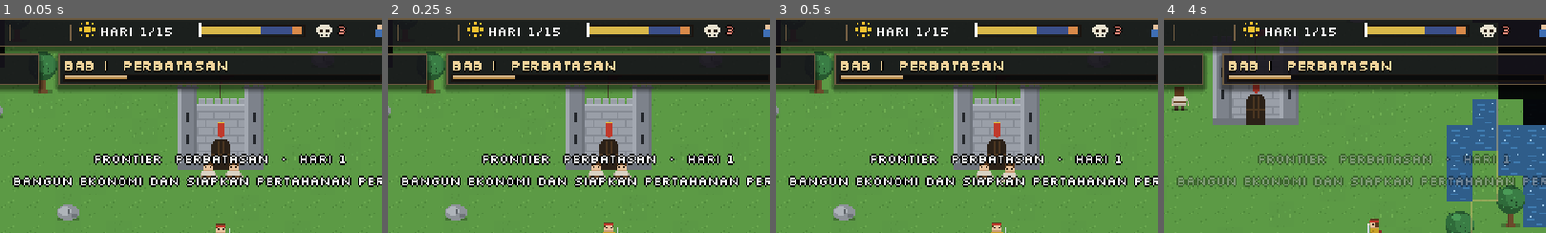
Above: before the commit, frames 1-4 (left to right).
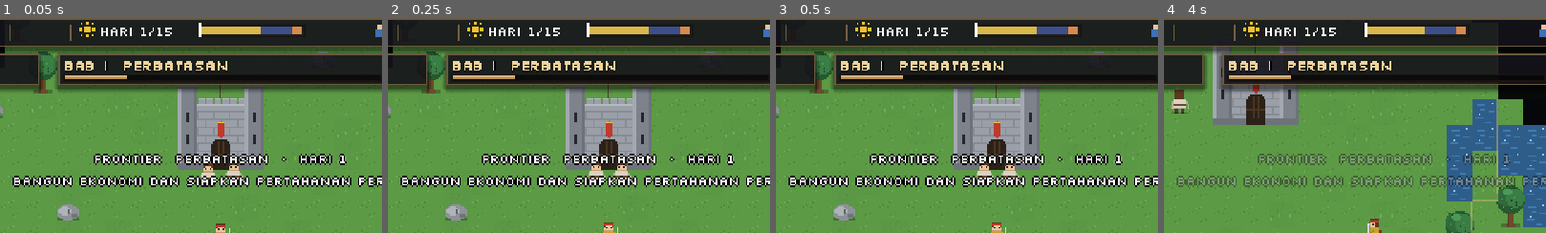
Above: after the commit, the same moments.

Repository: shimleabyte/hold-the-keep
Game: Godot game, scene res://scenes/main.tscn
The game is run twice, just before and just after one commit, with the same random seed, the same clock (stepped at 60 frames per second) and the same inputs.
Inputs (mouse positions are % of the whole screen's width and height, from its top left):
- Up to frame 1 (0.05 s): no input
- Up to frame 2 (0.25 s): no input
- Up to frame 3 (0.5 s): no input
- Up to frame 4 (4 s): tap Enter at 0.5 s; move the mouse to (72, 45) at 0.52 s; hold D (move_right) 0.53-1.28 s; tap C (ability_cleave) at 0.6 s; click (72, 45) at 0.67 s; tap Space at 0.77, 1.52, 3.02, 3.77 s; move the mouse to (30, 55) at 1.27 s; hold S (move_down) 1.28-2.03 s; tap Q (ability_dash) at 1.35 s; move the mouse to (60, 28) at 2.02 s; hold D (move_right) 2.03-2.78 s; tap V (ability_rally) at 2.1 s; move the mouse to (45, 70) at 2.77 s; hold W (move_up) 2.78-3.53 s; tap F (attack) at 2.85 s; click (45, 70) at 2.92 s; move the mouse to (80, 65) at 3.52 s; hold A (move_left) from 3.53 s (still down); hold E (interact) from 3.53 s (still down)
The pictures show only the part of the screen within x 21-71%, y 0-50%; the shares and areas given below are measured in that part.

The runs differ from the first frame. In frame 1, 0.4% of the frame differs, in the area x 52-91%, y 3-79%; in frame 2, 0.2%; in frame 3, 0.4%; in frame 4, 0.5%, in the area x 2-91%, y 3-45%.
Error after the commit: Parse Error: Too many arguments for "setup_guard()" call. Expected at most 5 but received 6. (res://scripts/entities/enemy_keep.gd:129)

Commit message:
feat(phase-06): spawn faction-specific stronghold garrisons

Diff:
--- a/scripts/entities/enemy_keep.gd
+++ b/scripts/entities/enemy_keep.gd
@@ -125,7 +125,8 @@
             continue
         _spawn_index = (slot + 1) % attempts
         var guard = ENEMY_SCRIPT.new()
-        guard.setup_guard(DataDB.enemies["soldier"], world, flow, player, position)
+        var guard_id := FactionRegistry.garrison_enemy(faction_id)
+        guard.setup_guard(DataDB.enemies[guard_id], world, flow, player, position, faction_id)
         guard.position = spawn_position
         world.entities.add_child(guard)
         return true
